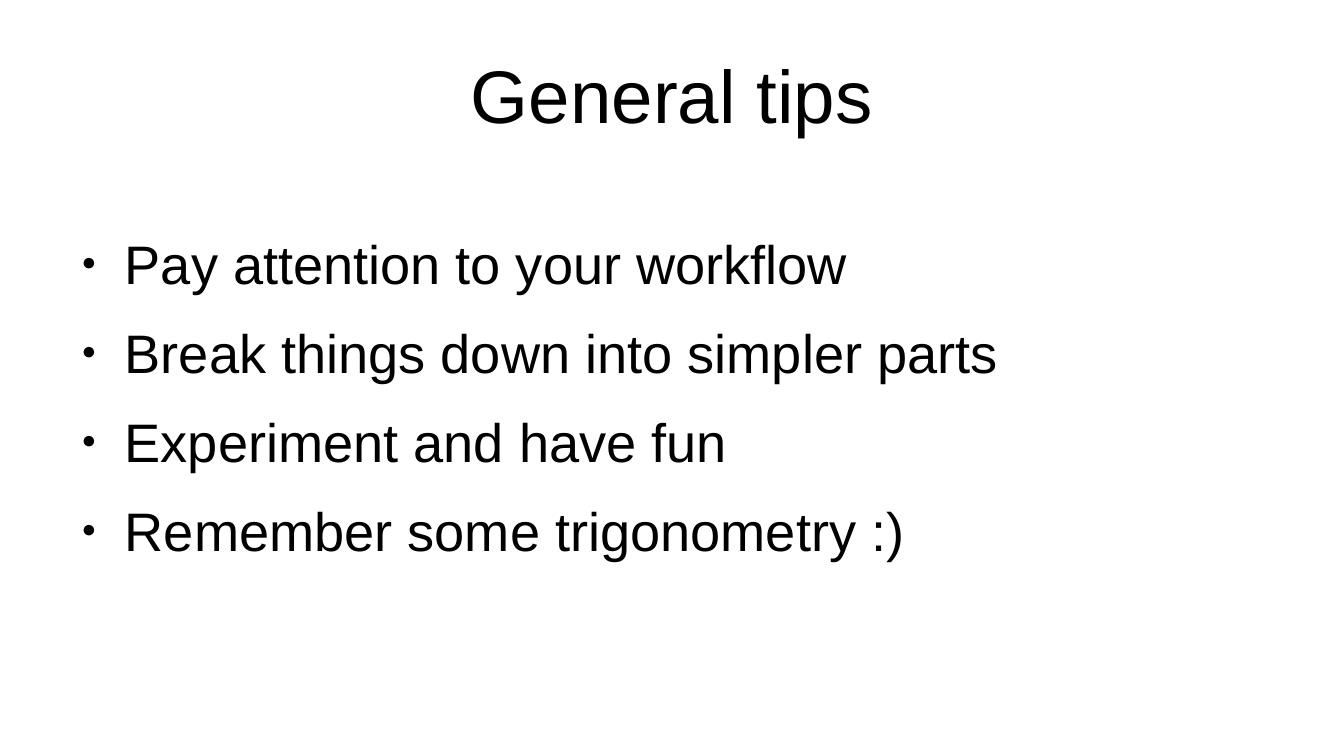
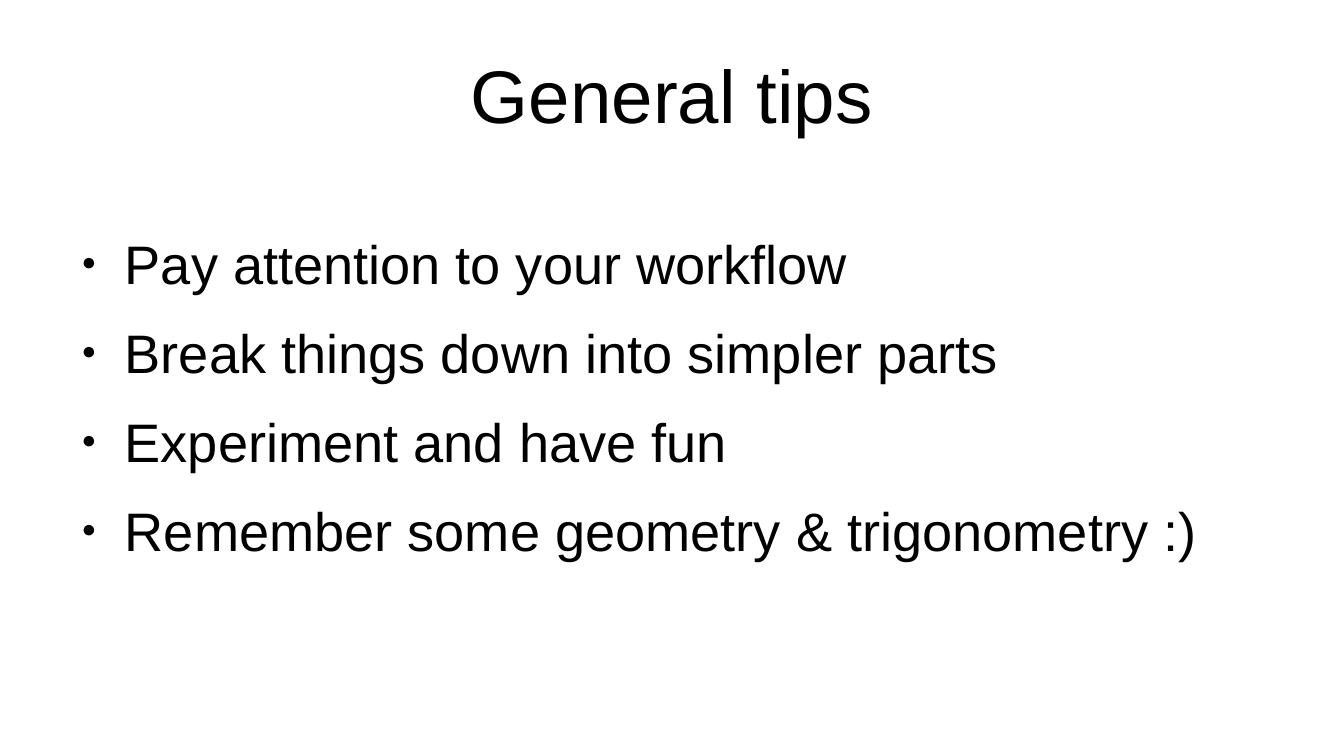
Before and after one commit to ftvkyo/openscad-workshop, a slide deck: slide 24 of slides/20250928 OpenSCAD for Beginners.odp. Drawn at 1344x756 pixels with LibreOffice and Linux fonts; fonts in the diff are those of the drawing. Boxes give left, top, right and bottom in pixels: in the first picture for what was removed or moved away, otherwise in the second. Text is boxed around its words. In the diff, an @@ line names an element or a change of style, - is before the commit and + after.

Commit message:
aaa

```diff
--- a/slides/20250928 OpenSCAD for Beginners.odp
+++ b/slides/20250928 OpenSCAD for Beginners.odp
@@ text at (125, 511, 1148, 560): text changed @@
-● Remember some trigonometry :)
+● Remember some geometry & trigonometry :)
```
